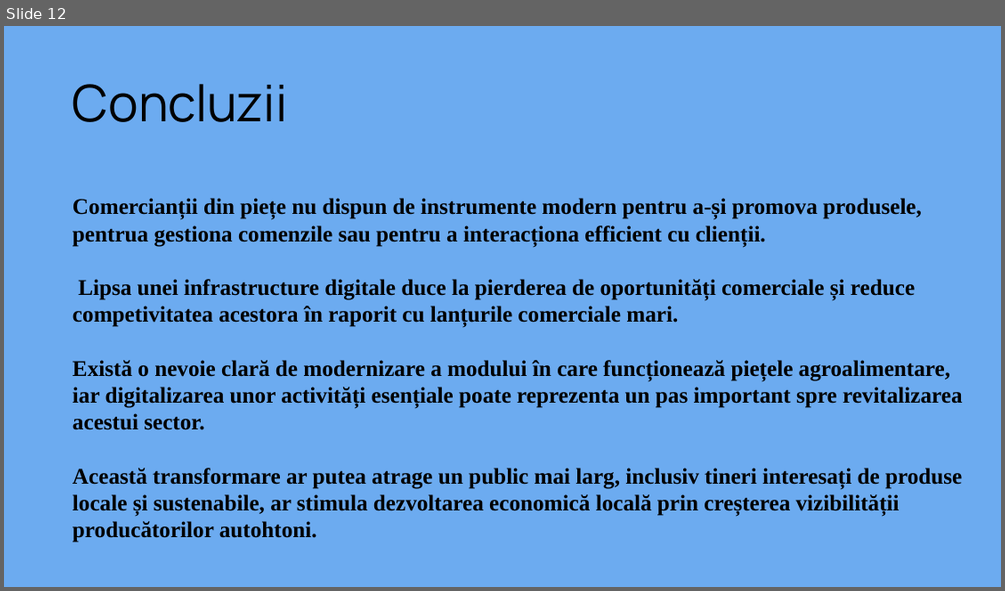
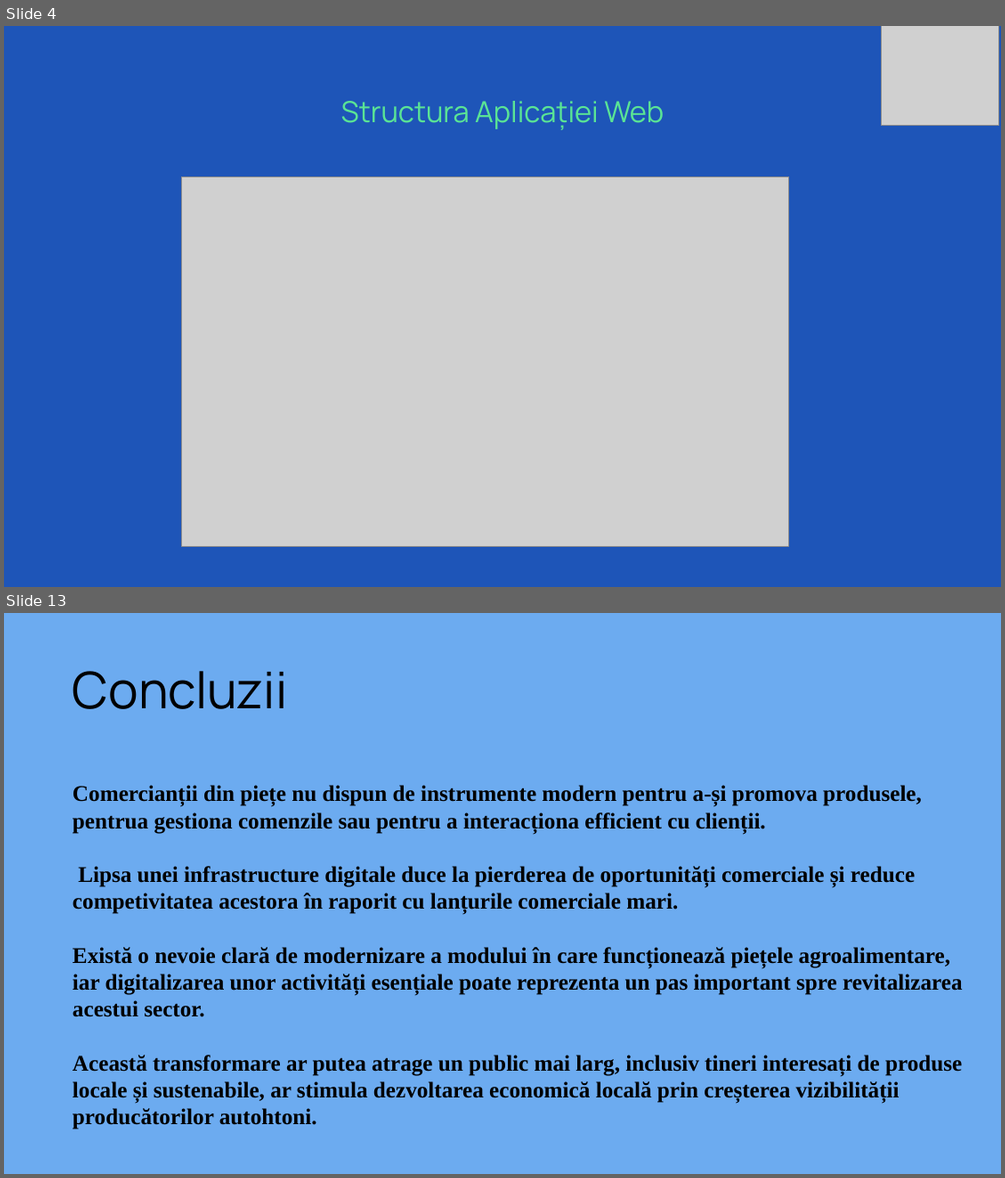
Before and after one commit to robertnitu02/proiect-diploma, a slide deck: word/prezentare.pptx. Shown one above the other, each under a label of ours: slide 12 before the commit, slides 4 and 13 after it; the slides between them are not shown. The pictures are 1005x591 and 1005x1178 pixels, drawn with LibreOffice and Linux fonts; fonts in the diff are those of the drawing; grey boxes stand for pictures; background and template pictures are left out. Boxes give left, top, right and bottom in pixels: in the first picture for what was removed or moved away, otherwise in the second. Text is boxed around its words. In the diff, an @@ line names an element or a change of style, - is before the commit and + after.

```diff
--- a/word/prezentare.pptx
+++ b/word/prezentare.pptx
@@ slide 4 added at bbox=[4, 26, 1001, 587], background #1E55B8 @@
@@ picture added at bbox=[882, 26, 999, 126] @@
@@ title added at bbox=[341, 101, 663, 130], 28 pt, text #5AE495 @@
+Structura Aplicației Web
@@ picture added at bbox=[181, 177, 789, 547] @@
@@ what was slide 12 is now slide 13 @@
```
Also in this commit, not shown: 10 slides changed, 1 other slide added, 1 slide removed.
